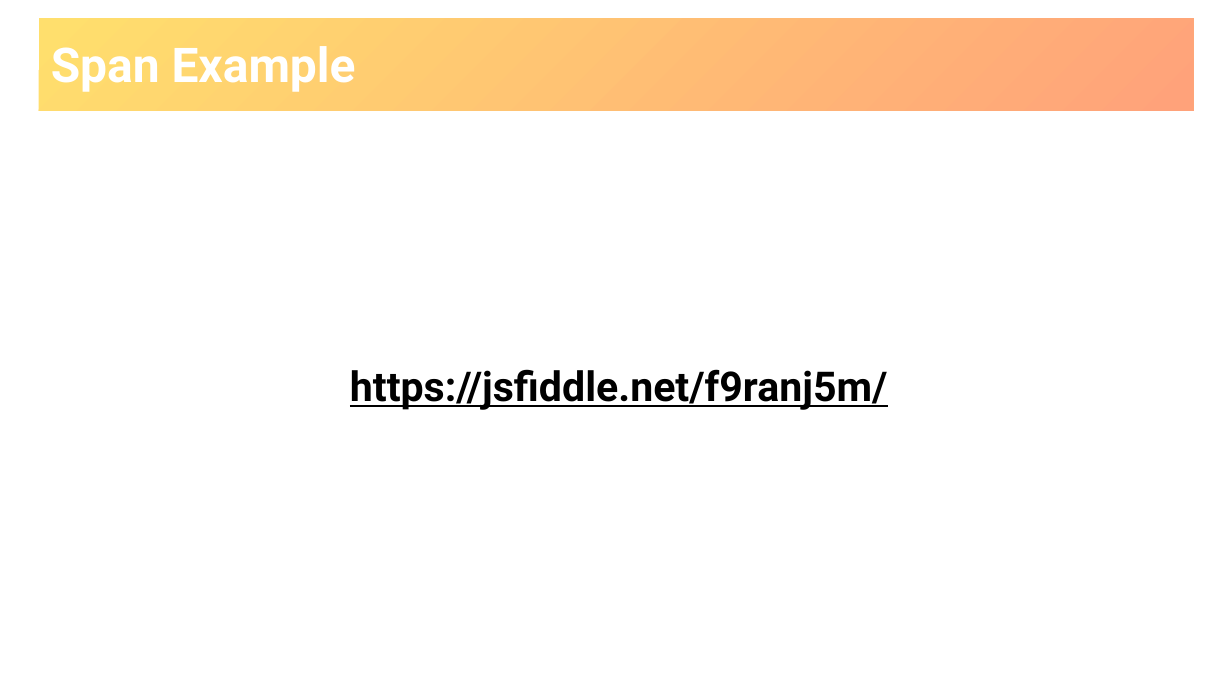
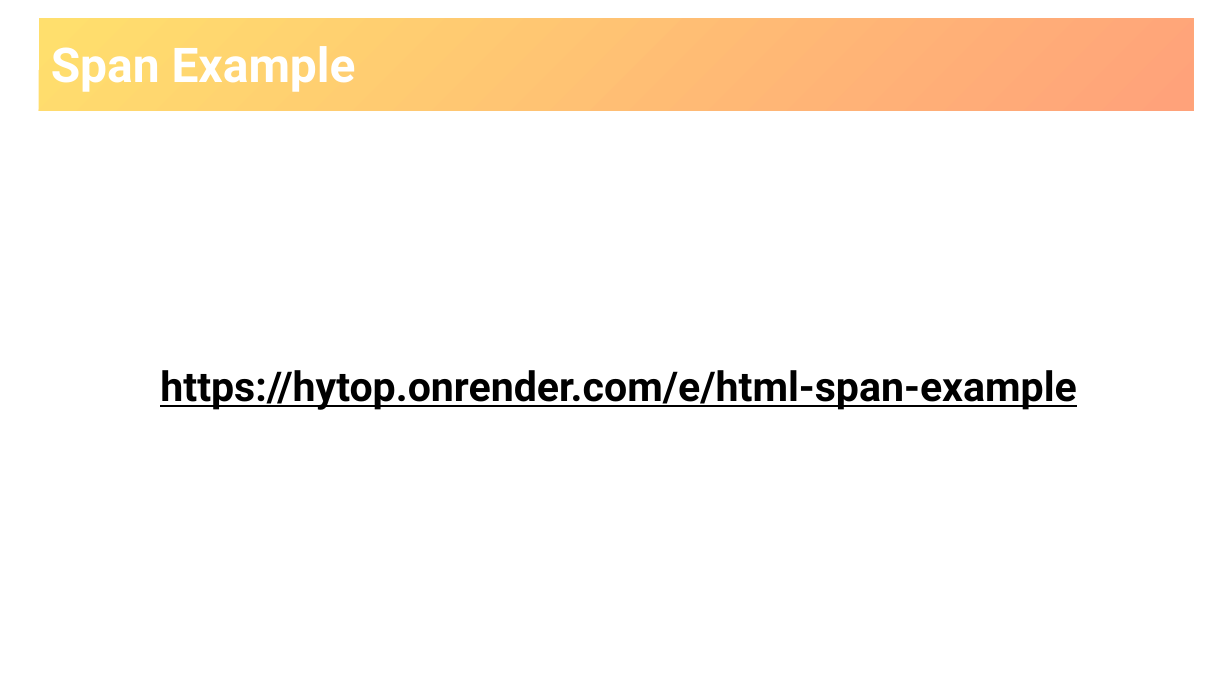
Before and after one commit to hytechclub/web-101, a slide deck: slide 3 of Week06/MoreHtml.pptx. Drawn at 1232x693 pixels with LibreOffice and Linux fonts; fonts in the diff are those of the drawing; background and template pictures are left out. Boxes give left, top, right and bottom in pixels: in the first picture for what was removed or moved away, otherwise in the second. Text is boxed around its words. In the diff, an @@ line names an element or a change of style, - is before the commit and + after.

```diff
--- a/Week06/MoreHtml.pptx
+++ b/Week06/MoreHtml.pptx
@@ text at (160,370,1076,410): text changed @@
-https://jsfiddle.net/f9ranj5m/
+https://hytop.onrender.com/e/html-span-example
```
Also in this commit, not shown: 1 other slide changed, 48 other files.
